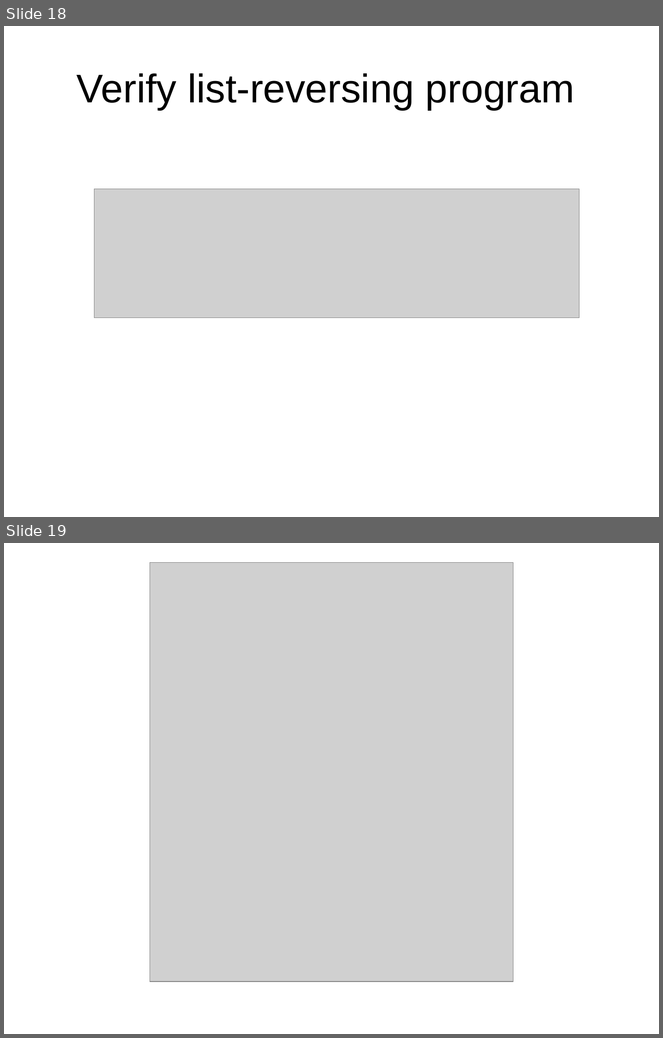
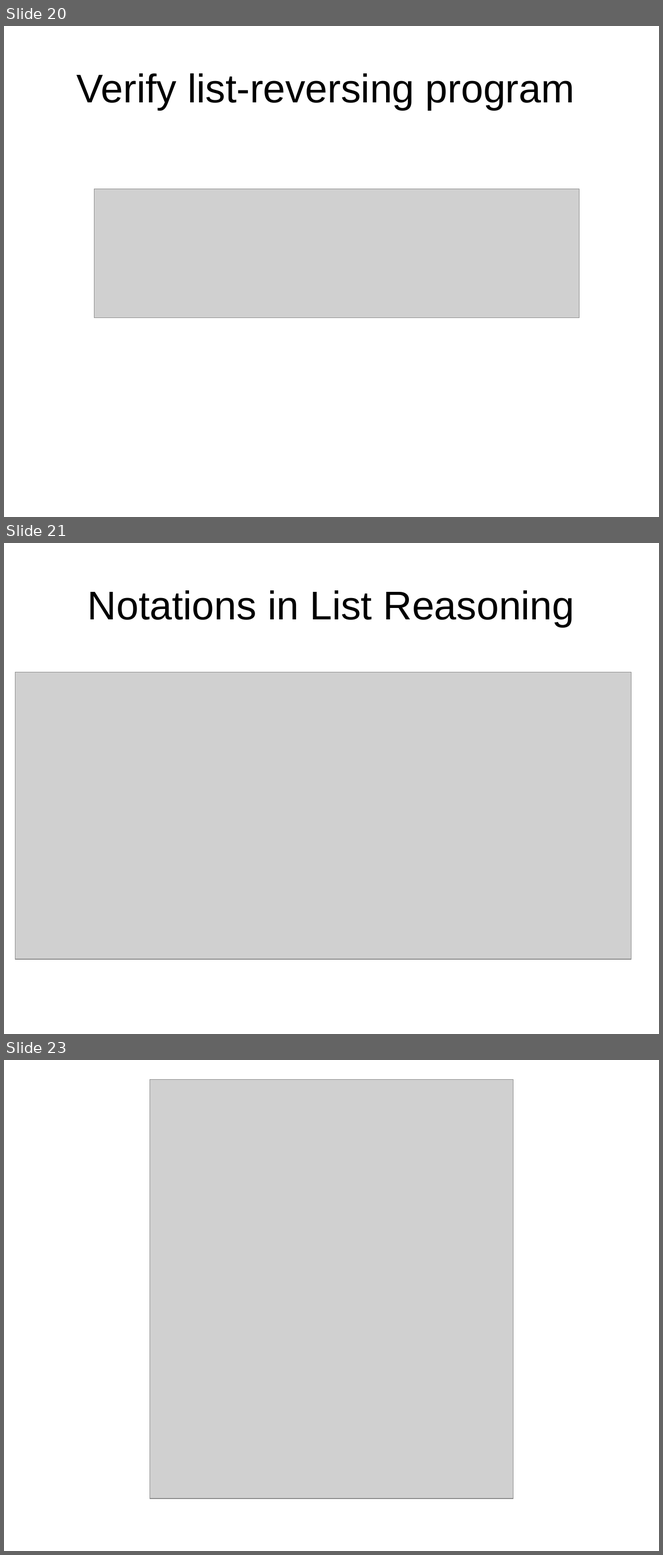
Before and after one commit to xiaohe27/Papers4Courses, a slide deck: FM/presentations/Overview of Separation Logic.ppt. Shown one above the other, each under a label of ours: slides 18 and 19 before the commit, slides 20, 21 and 23 after it; the slides between them are not shown. The pictures are 663x1038 and 663x1555 pixels, drawn with LibreOffice and Linux fonts; fonts in the diff are those of the drawing; grey boxes stand for pictures. Boxes give left, top, right and bottom in pixels: in the first picture for what was removed or moved away, otherwise in the second. Text is boxed around its words. In the diff, an @@ line names an element or a change of style, - is before the commit and + after.

```diff
--- a/FM/presentations/Overview of Separation Logic.ppt
+++ b/FM/presentations/Overview of Separation Logic.ppt
@@ slide 21 added at (4, 543, 659, 1034), background #FFFFFF @@
@@ title added at (88, 590, 575, 627), 44 pt, text #000000 @@
+Notations in List Reasoning
@@ picture added at (15, 672, 631, 960) @@
@@ what was slide 18 is now slide 20 @@
@@ what was slide 19 is now slide 23 @@
```
Also in this commit, not shown: 1 slide changed, 5 other slides added, 1 slide removed, 1 other file.
